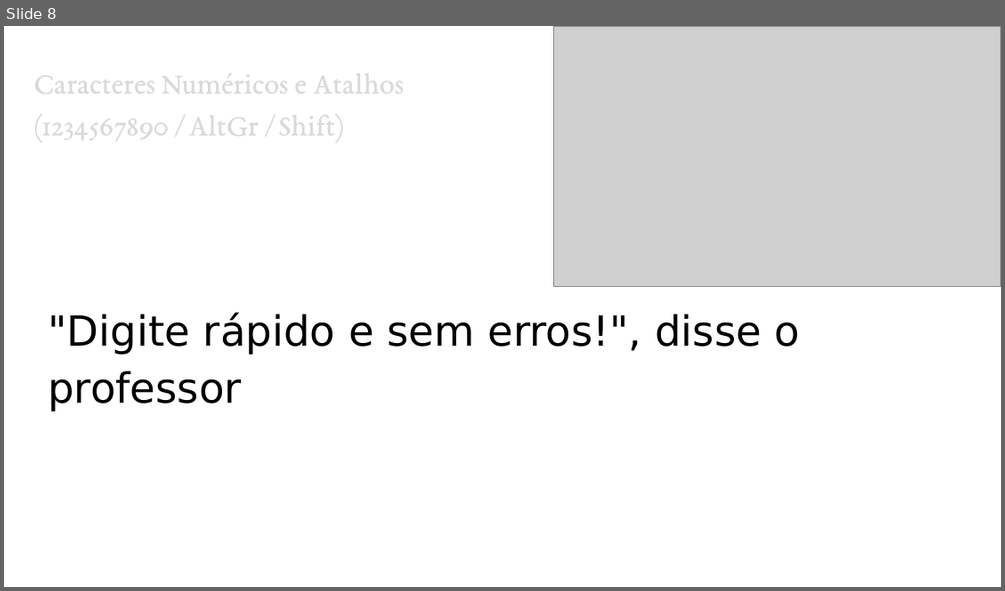
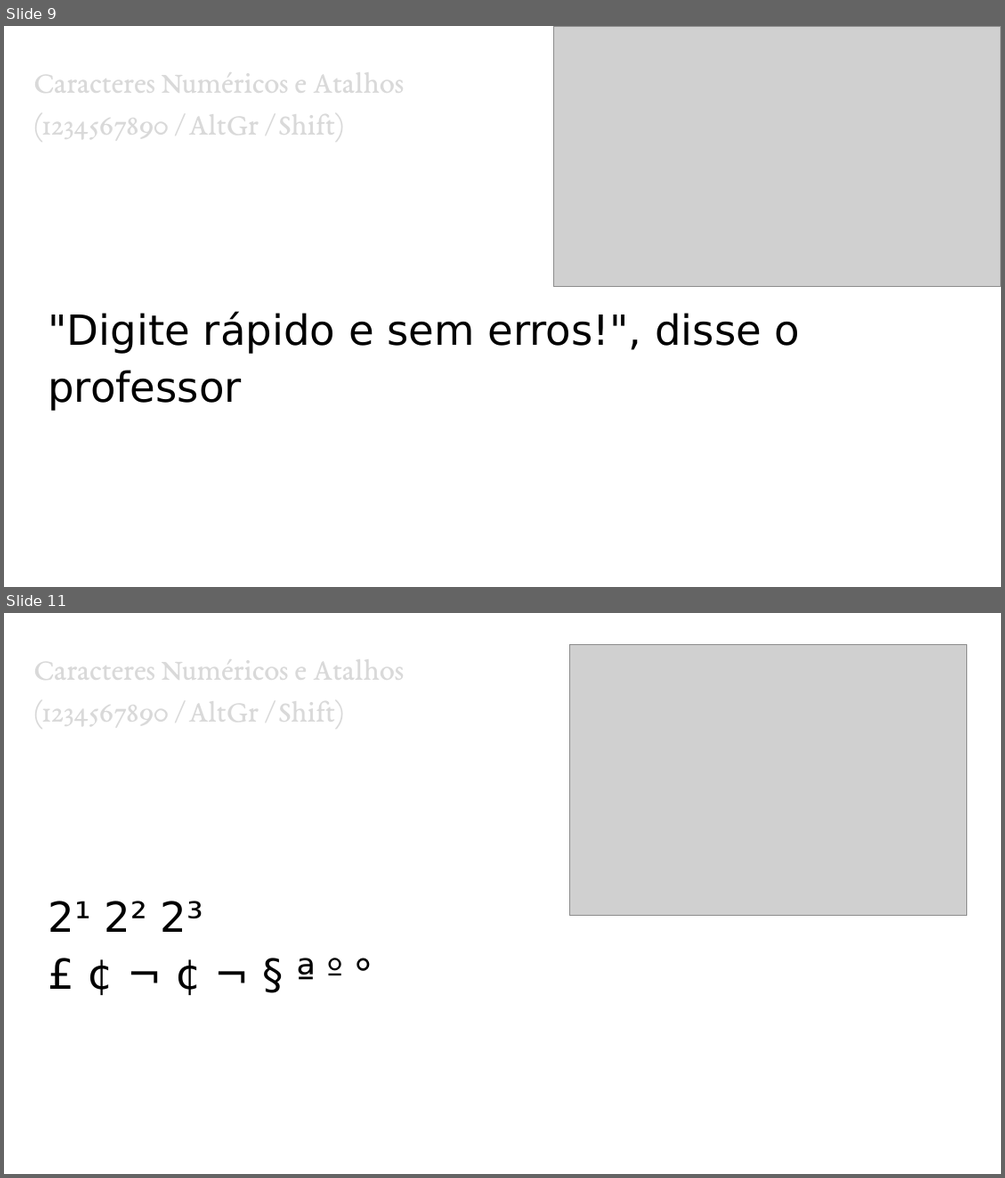
Before and after one commit to Eridhonson/professor, a slide deck: Windows/Windows - Aula 3 - Digitação no Teclado ABNT2.pptx. Shown one above the other, each under a label of ours: slide 8 before the commit, slides 9 and 11 after it; the slides between them are not shown. The pictures are 1005x591 and 1005x1178 pixels, drawn with LibreOffice and Linux fonts; fonts in the diff are those of the drawing; grey boxes stand for pictures. Boxes give left, top, right and bottom in pixels: in the first picture for what was removed or moved away, otherwise in the second. Text is boxed around its words. In the diff, an @@ line names an element or a change of style, - is before the commit and + after.

```diff
--- a/Windows/Windows - Aula 3 - Digitação no Teclado ABNT2.pptx
+++ b/Windows/Windows - Aula 3 - Digitação no Teclado ABNT2.pptx
@@ slide 11 added at (4,613,1001,1174), background #FFFFFF @@
@@ text added at (33,653,404,730), 22 pt, text #D9D9D9 @@
+Caracteres Numéricos e Atalhos (1234567890 / AltGr / Shift)
@@ picture added at (569,645,967,916) @@
@@ text added at (48,900,343,980), 30 pt, text #000000 @@
+2¹ 2² 2³
+£ ¢ ¬ ¢ ¬ § ª º °
@@ what was slide 8 is now slide 9 @@
```
Also in this commit, not shown: 4 slides changed, 2 other slides added.
